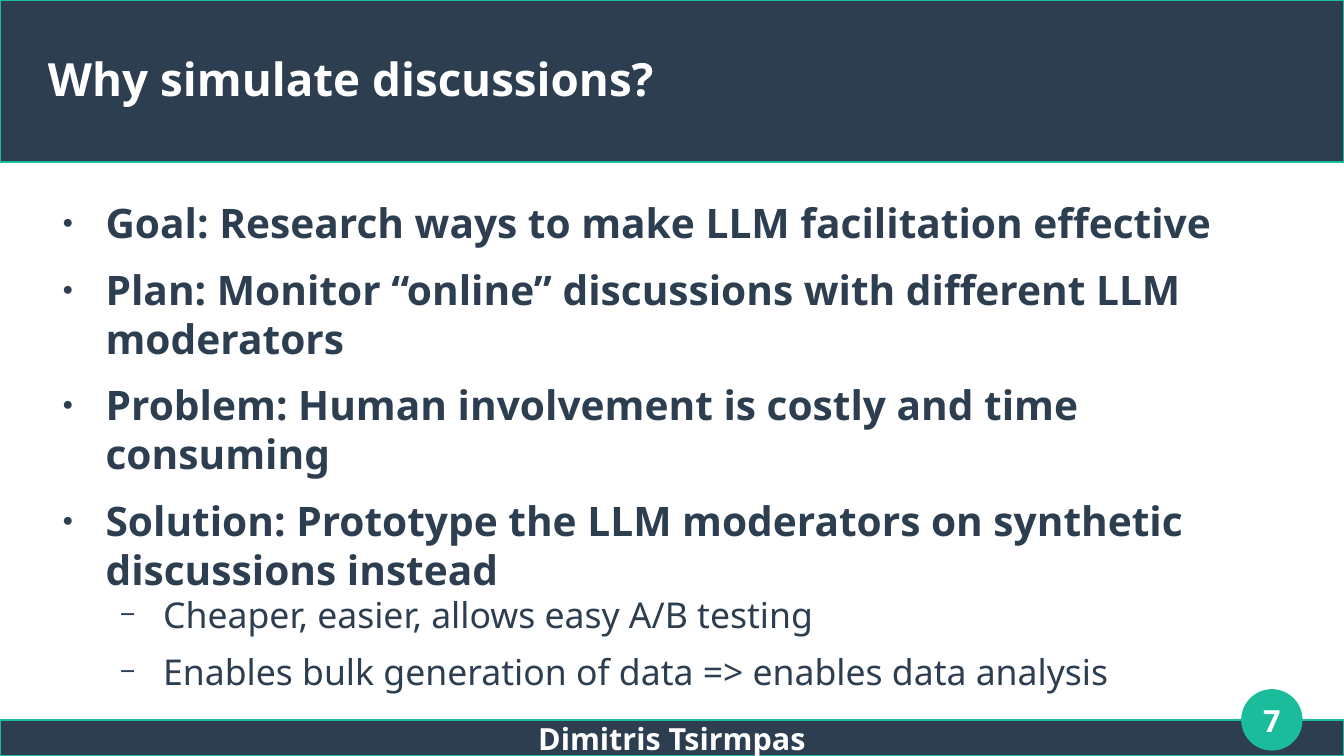
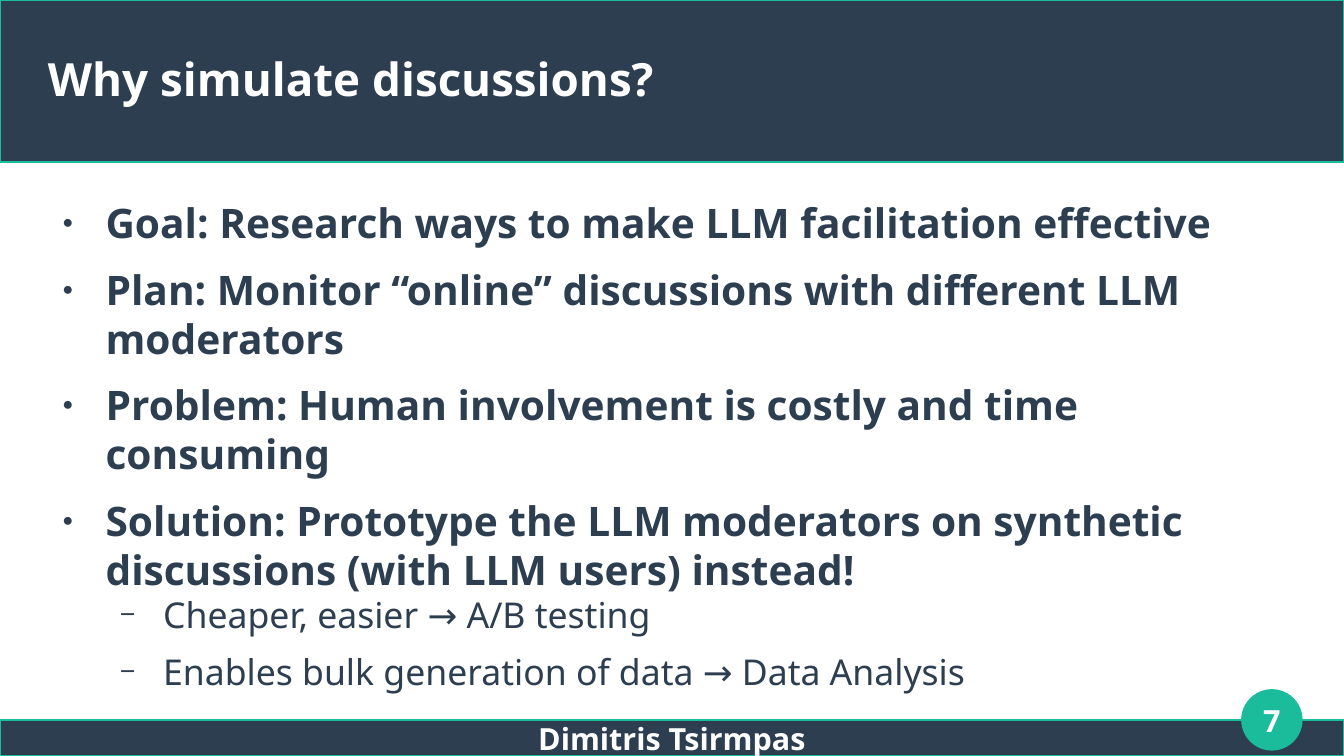
Before and after one commit to dimits-ts/llm_moderation_research, a slide deck: slide 7 of presentations/thesis.odp. Drawn at 1344x756 pixels with LibreOffice and Linux fonts; fonts in the diff are those of the drawing. Boxes give left, top, right and bottom in pixels: in the first picture for what was removed or moved away, otherwise in the second. Text is boxed around its words. In the diff, an @@ line names an element or a change of style, - is before the commit and + after.

```diff
--- a/presentations/thesis.odp
+++ b/presentations/thesis.odp
@@ text at [106, 505, 1182, 694]: text changed; size 21 to 24 pt; bold on @@
-● Solution: Prototype the LLM moderators on synthetic discussions instead
-  − Cheaper, easier, allows easy A/B testing
-  − Enables bulk generation of data => enables data analysis
+● Solution: Prototype the LLM moderators on synthetic discussions (with LLM users) instead!
+  − Cheaper, easier → A/B testing
+  − Enables bulk generation of data → Data Analysis
```
Also in this commit, not shown: 14 other slides changed, 6 slides added, 1 slide removed.
